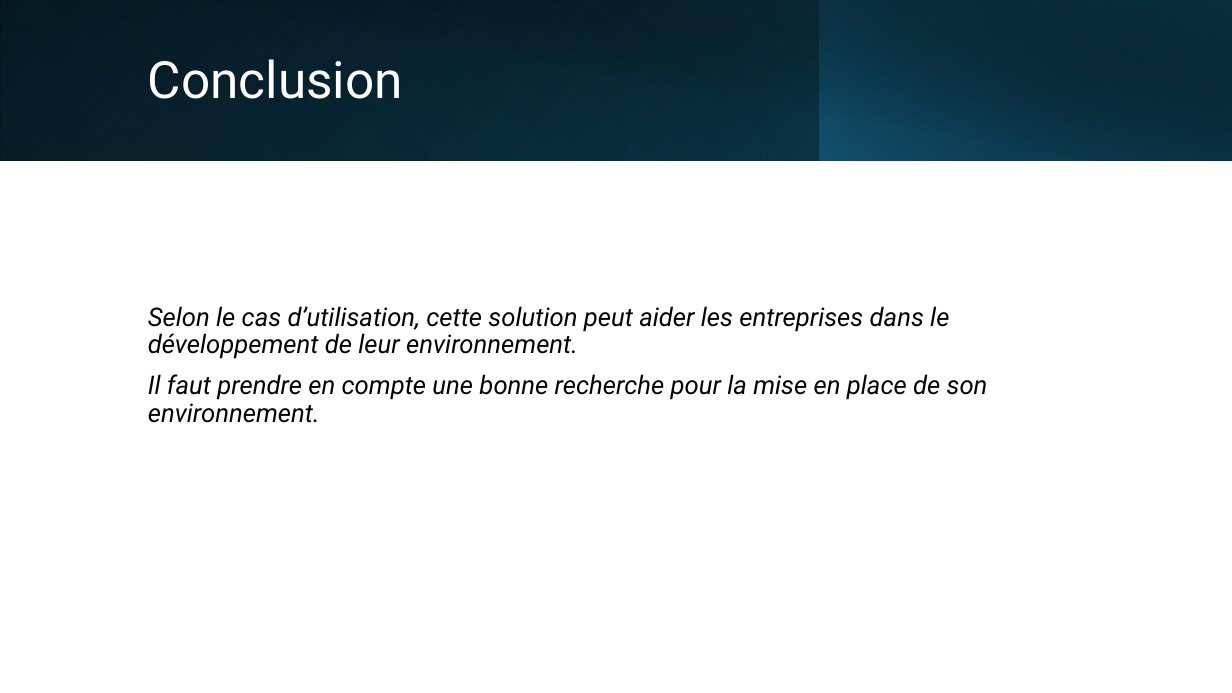
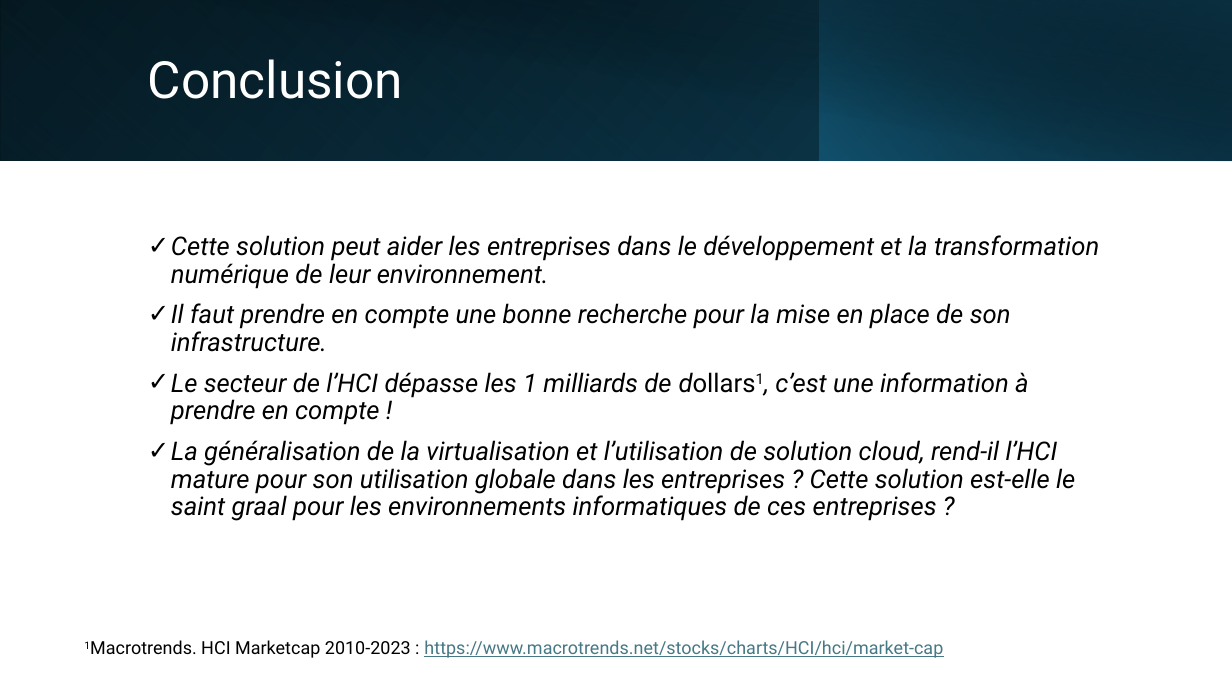
Before and after one commit to Vinc1347900/Stage_Henallux, a slide deck: slide 26 of TFE/DHAIMI_Vincent_PP_TFE.pptx. Drawn at 1232x693 pixels with LibreOffice and Linux fonts; fonts in the diff are those of the drawing. Boxes give left, top, right and bottom in pixels: in the first picture for what was removed or moved away, otherwise in the second. Text is boxed around its words. In the diff, an @@ line names an element or a change of style, - is before the commit and + after.

```diff
--- a/TFE/DHAIMI_Vincent_PP_TFE.pptx
+++ b/TFE/DHAIMI_Vincent_PP_TFE.pptx
@@ text at [171,235,1099,521]: text changed @@
-Selon le cas d’utilisation, cette solution peut aider les entreprises dans le développement de leur environnement.
-Il faut prendre en compte une bonne recherche pour la mise en place de son environnement.
+✓ Cette solution peut aider les entreprises dans le développement et la transformation numérique de leur environnement.
+✓ Il faut prendre en compte une bonne recherche pour la mise en place de son infrastructure.
+✓ Le secteur de l’HCI dépasse les 1 milliards de dollars1, c’est une information à prendre en compte !
+✓ La généralisation de la virtualisation et l’utilisation de solution cloud, rend-il l’HCI mature pour son utilisation globale dans les entreprises ? Cette solution est-elle le saint graal pour les environnements informatiques de ces entreprises ?
@@ text added at [201,640,943,658], 14 pt, text #467886, underline @@
+1Macrotrends. HCI Marketcap 2010-2023 : https://www.macrotrends.net/stocks/charts/HCI/hci/market-cap
```
Also in this commit, not shown: 1 other slide changed, 3 other files.
